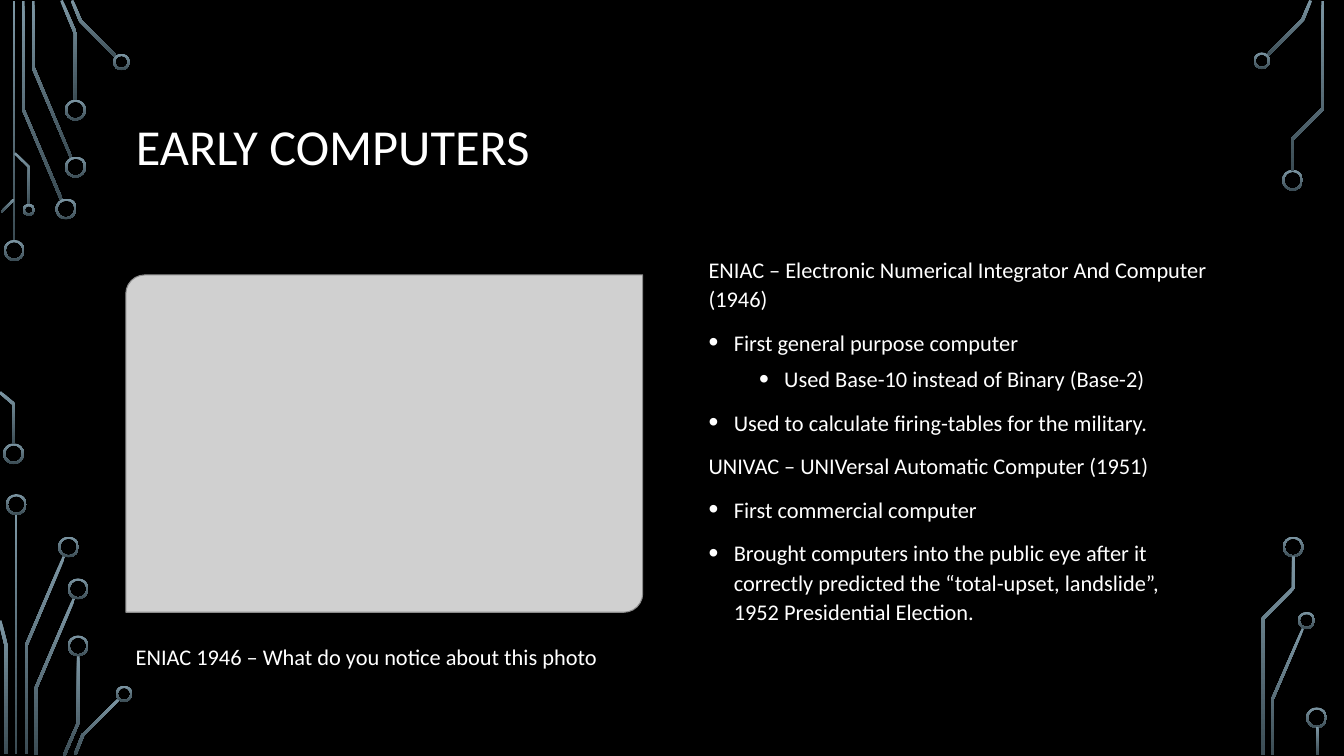
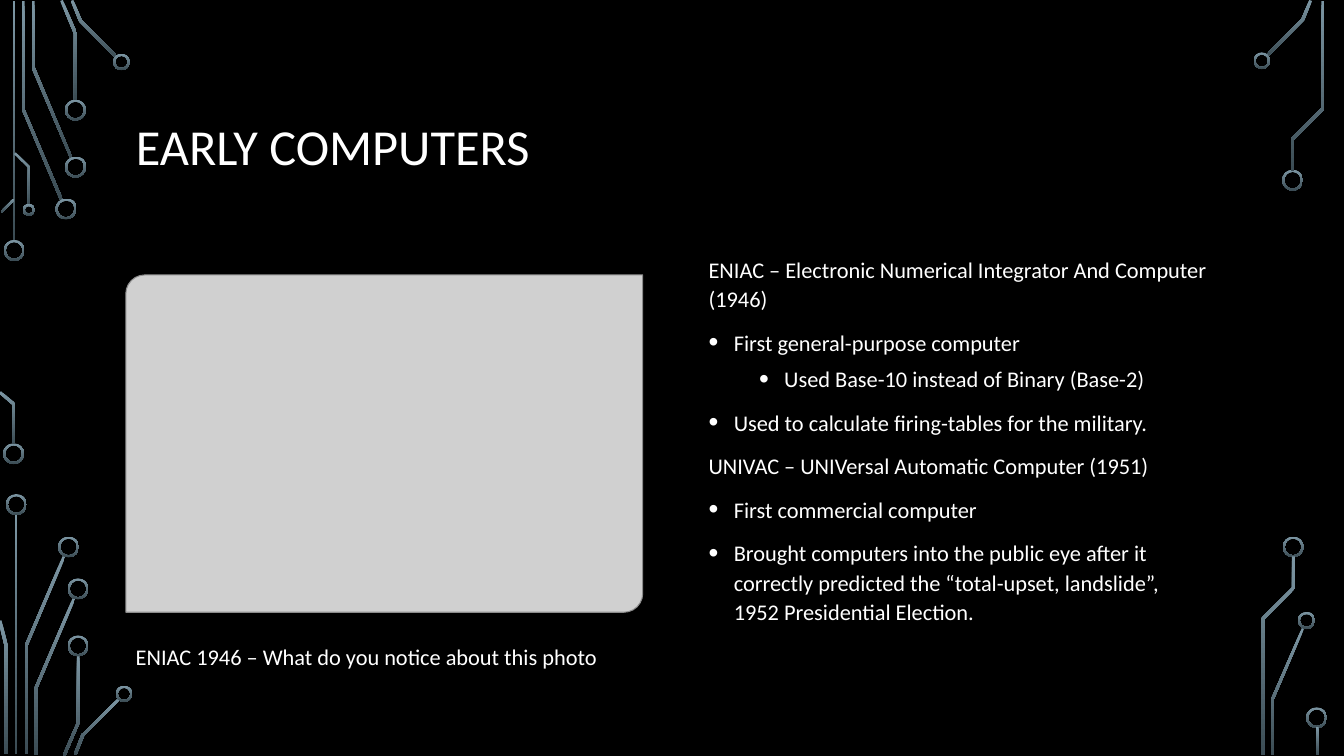
Before and after one commit to rbaker26/Programming-Merit-Badge, a slide deck: slide 11 of ProgrammingMB.pptx (slide 8 before the commit). Drawn at 1344x756 pixels with LibreOffice and Linux fonts; fonts in the diff are those of the drawing; grey boxes stand for pictures; background and template pictures are left out. Boxes give left, top, right and bottom in pixels: in the first picture for what was removed or moved away, otherwise in the second. Text is boxed around its words. In the diff, an @@ line names an element or a change of style, - is before the commit and + after.

```diff
--- a/ProgrammingMB.pptx
+++ b/ProgrammingMB.pptx
@@ text at <box>734,335,1019,355</box>: text changed @@
-• First general purpose computer
+• First general-purpose computer
```
Also in this commit, not shown: 3 other slides changed, 3 slides added, 2 other files.
